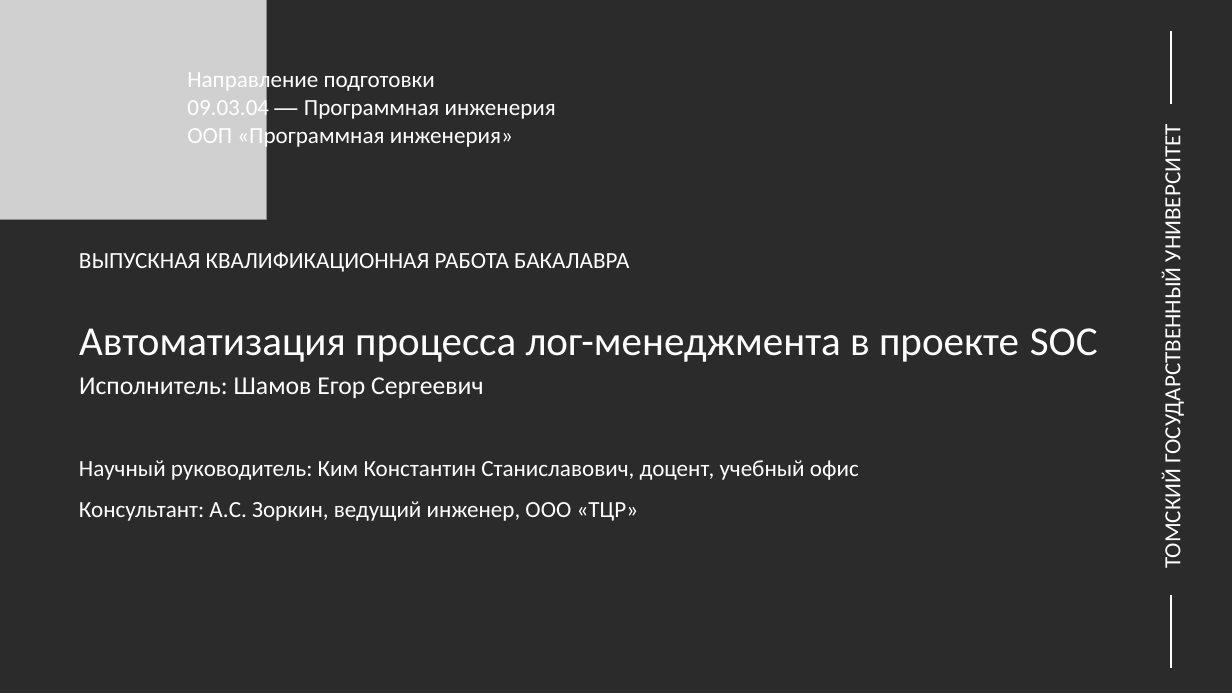
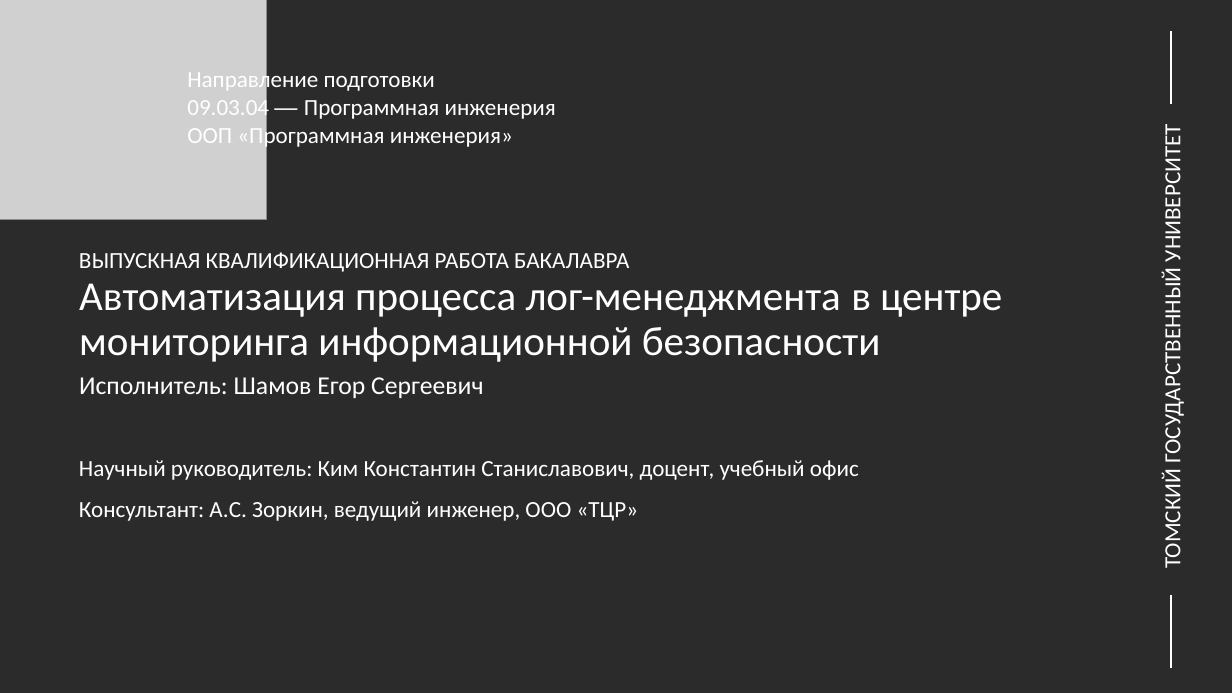
Before and after one commit to shameoff/GraduateWork, a slide deck: slide 1 of Презентация ВКР (в шаблоне).pptx. Drawn at 1232x693 pixels with LibreOffice and Linux fonts; fonts in the diff are those of the drawing; grey boxes stand for pictures; background and template pictures are left out; a plain dark background stands for a picture behind light text. Boxes give left, top, right and bottom in pixels: in the first picture for what was removed or moved away, otherwise in the second. Text is boxed around its words. In the diff, an @@ line names an element or a change of style, - is before the commit and + after.

```diff
--- a/Презентация ВКР (в шаблоне).pptx
+++ b/Презентация ВКР (в шаблоне).pptx
@@ title at (x1=79, y1=283, x2=1002, y2=362): text changed @@
-Автоматизация процесса лог-менеджмента в проекте SOC
+Автоматизация процесса лог-менеджмента в центре мониторинга информационной безопасности
```
Also in this commit, not shown: 38 other slides changed, 1 other file.
